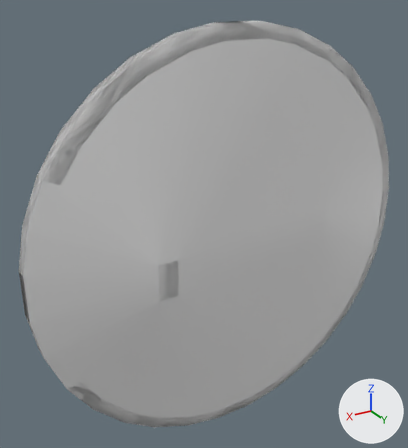
A saved change to the FBX model Assets/_Project/Content/Models/RoundShield/RoundShield.fbx.
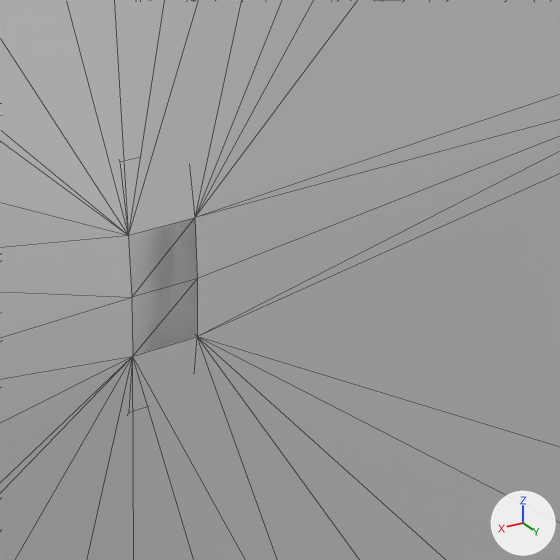
The first picture shows the older version from a camera (50 mm lens) standing at (0.379, 0.761, 0.462) and looking at (-0.125, -0.078, 0.043). The close-ups show the older and then the newer version on the part from 29% to 70% of the width and 44% to 81% of the height of that picture. Only the edits that show in the close-ups are written down. Arrows for +X, +Y and +Z are at lower right; the lights stay in place. The close-ups show mesh edges as thin lines. Where no turn or scale is listed for an object, it has been applied to the vertices.

The first close-up shows 'RoundShield_Body_COL', 'RoundShield_LOD0'.
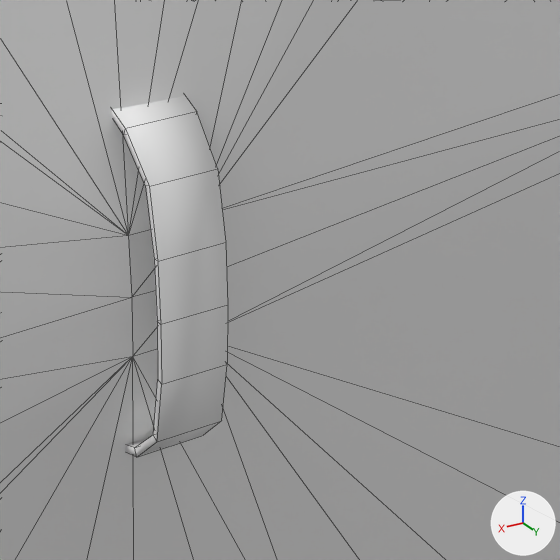
The newer file is also turned or shifted as a whole; pictures and numbers use the older file's frame.

Pixel boxes [x1, y1, x2, y2] of what changed, in the close-ups (560 x 560 px; the box of a moved part takes in the faces that stretch with it):
'RoundShield_LOD0', reshaped
    before: [128, 218, 197, 356]
    after: [112, 96, 228, 457]
part 1 of me_roundshield_lod0, moved or reshaped (not visible before)
    after: [125, 445, 137, 457]
part 2 of me_roundshield_lod0, moved or reshaped (not visible before)
    after: [112, 96, 196, 134]
part 3 of me_roundshield_lod0, moved or reshaped (not visible before)
    after: [126, 438, 148, 448]
part 4 of me_roundshield_lod0, moved or reshaped (not visible before)
    after: [123, 111, 221, 457]
part 5 of me_roundshield_lod0, moved or reshaped
    before: [128, 218, 197, 352]
    after: [146, 169, 228, 441]

The change, as a diff of the scene's bpy script:
```diff
--- a/Assets/_Project/Content/Models/RoundShield/RoundShield.fbx.py
+++ b/Assets/_Project/Content/Models/RoundShield/RoundShield.fbx.py
@@ me_roundshield_lod0 @@
 # used by ob_roundshield_lod0; location = (0.0, 0.0, 0.0)
-me_roundshield_lod0.from_pydata(...)  # 412 vertices, 432 faces; spans x -0.579..0.221, y -0.128..0.016, z -0.4..0.4
+me_roundshield_lod0.from_pydata(...)  # 412 vertices, 432 faces; spans x -0.579..0.221, y -0.128..0.081, z -0.4..0.4
+# me_roundshield_lod0 part 1: all 2 vertices in x -0.019..0.02, y -0.029, z -0.105 are moved by (0.0, 0.009, 0.0)
+# me_roundshield_lod0 part 2: all 2 vertices in x -0.019..0.02, y -0.029, z 0.105 are moved by (0.0, 0.009, 0.0)
+# me_roundshield_lod0 part 3: all 4 vertices in x -0.019..0.02, y -0.009, z -0.088..0.088 are moved by (0.0, 0.024, 0.0)
+# me_roundshield_lod0 part 4: all 4 vertices in x -0.019..0.02, y -0.008, z -0.092..0.092 are moved by (0.0, 0.025, 0.0)
+# me_roundshield_lod0 part 5: all 20 vertices in x -0.018..0.019, y 0.004..0.016, z -0.071..0.071 are moved by (0.0, 0.031, 0.0)
+# other edits to the shape of me_roundshield_lod0 do not show in these pictures
```
